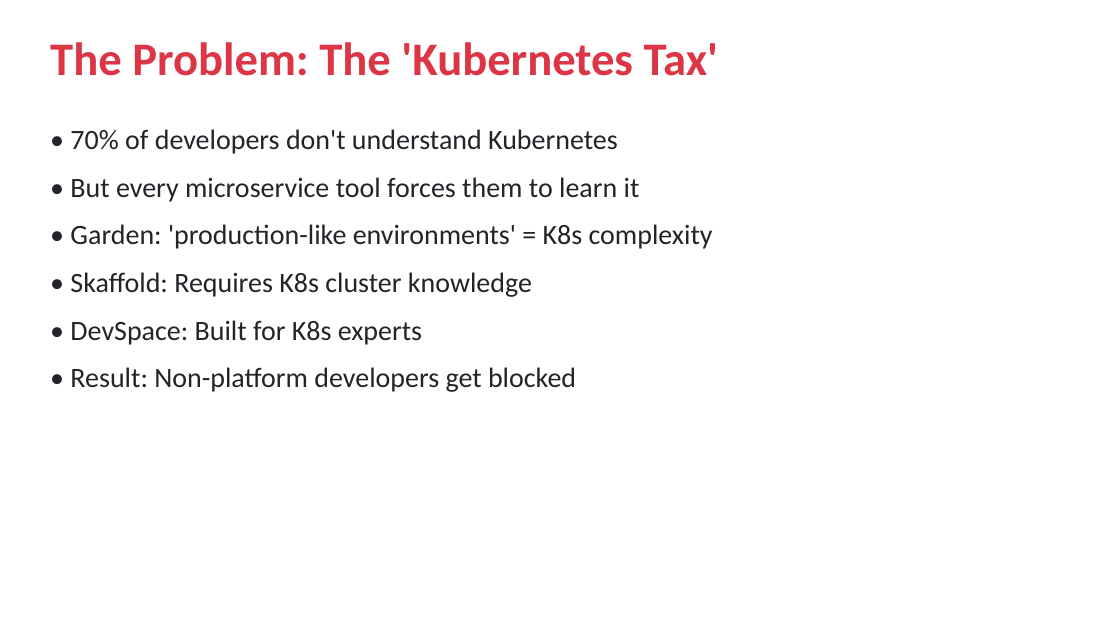
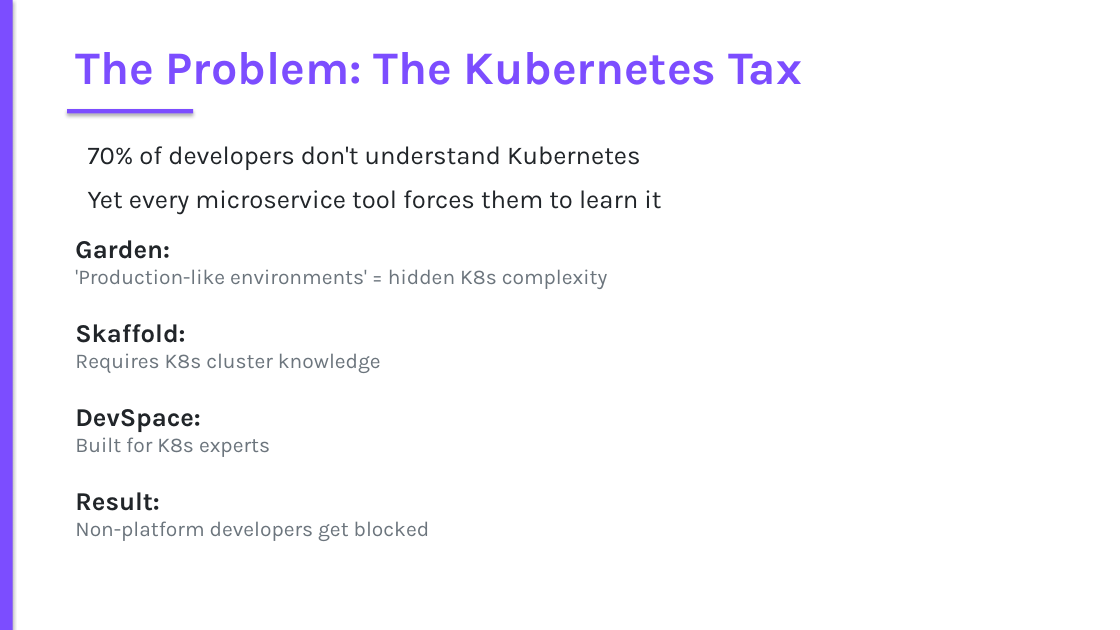
Before and after one commit to AK-Lmn/tdk-cli-core, a slide deck: slide 2 of TDK_CLI_Competitive_Positioning.pptx. Drawn at 1120x630 pixels with LibreOffice and Linux fonts; fonts in the diff are those of the drawing. Boxes give left, top, right and bottom in pixels: in the first picture for what was removed or moved away, otherwise in the second. Text is boxed around its words. In the diff, an @@ line names an element or a change of style, - is before the commit and + after.

```diff
--- a/TDK_CLI_Competitive_Positioning.pptx
+++ b/TDK_CLI_Competitive_Positioning.pptx
@@ rectangle added at [0,0,1120,630], fill #FFFFFF @@
@@ rectangle added at [0,0,13,630], fill #7C4DFF @@
@@ text at [75,52,801,85]: text changed; font Calibri to Karla; text colour #DC3545 to #7C4DFF @@
-The Problem: The 'Kubernetes Tax'
+The Problem: The Kubernetes Tax
@@ rectangle added at [67,109,193,113], fill #7C4DFF @@
@@ text at [75,146,661,541]: text changed; size 24 to 18 pt; font Calibri to Karla; text colour #212529 to #6C757D @@
-• 70% of developers don't understand Kubernetes
-• But every microservice tool forces them to learn it
-• Garden: 'production-like environments' = K8s complexity
-• Skaffold: Requires K8s cluster knowledge
-• DevSpace: Built for K8s experts
-• Result: Non-platform developers get blocked
+70% of developers don't understand Kubernetes
+Yet every microservice tool forces them to learn it
+Garden:
+'Production-like environments' = hidden K8s complexity
+Skaffold:
+Requires K8s cluster knowledge
+DevSpace:
+Built for K8s experts
+Result:
+Non-platform developers get blocked
```
Also in this commit, not shown: 11 other slides changed.
